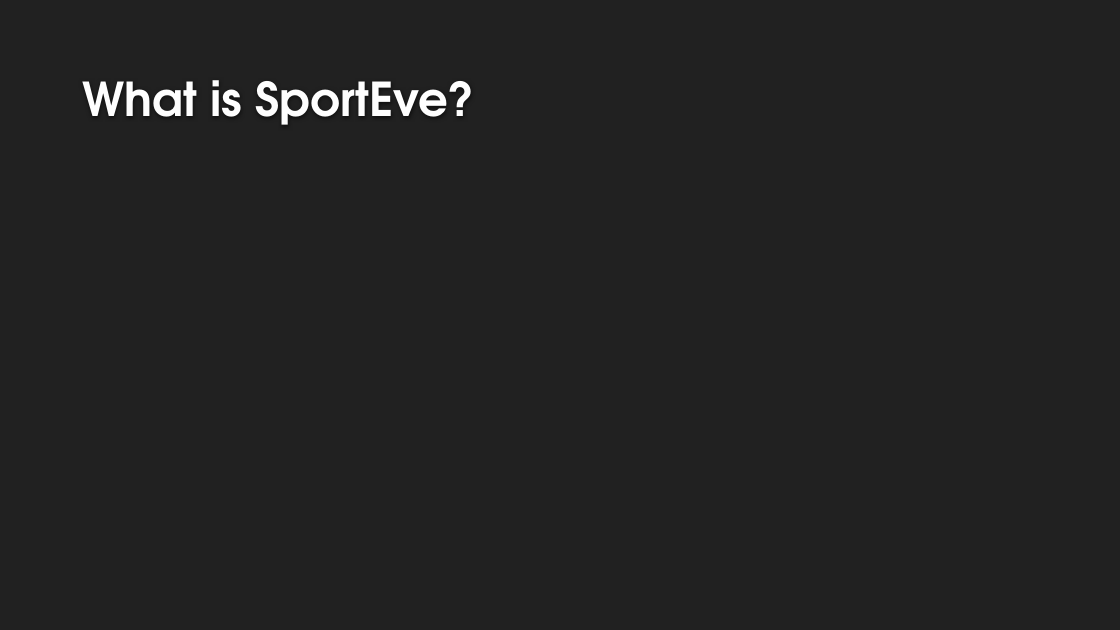
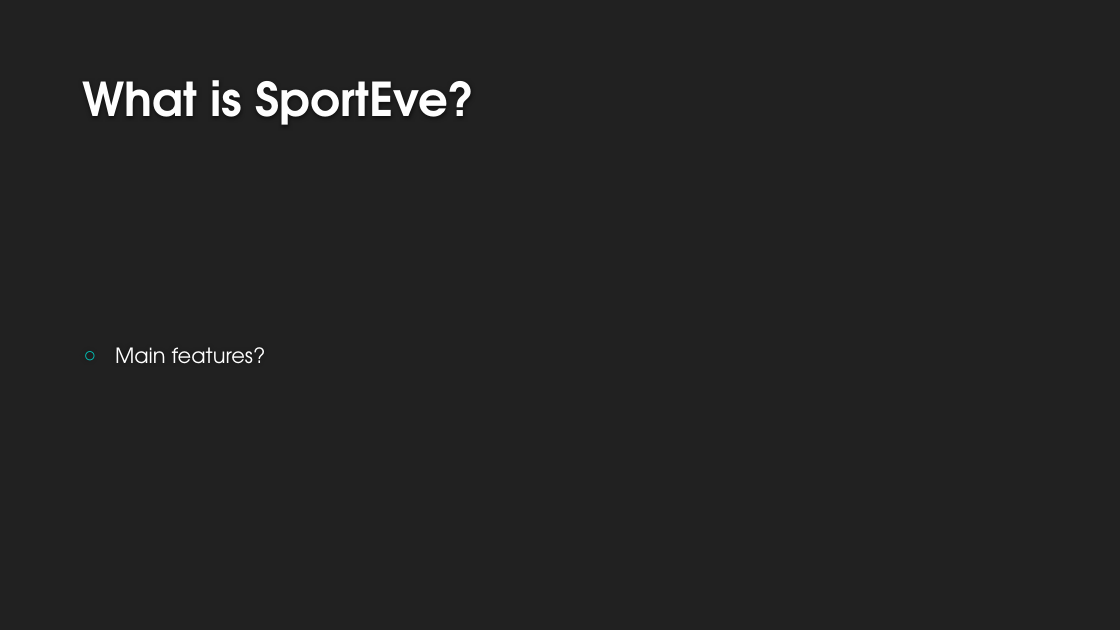
Before and after one commit to js52568/final-webapp, a slide deck: slide 2 of SPORTEVE – A WEB APPLICATION FOR ORGANIZING SPORTING.pptx. Drawn at 1120x630 pixels with LibreOffice and Linux fonts; fonts in the diff are those of the drawing; background and template pictures are left out. Boxes give left, top, right and bottom in pixels: in the first picture for what was removed or moved away, otherwise in the second. Text is boxed around its words. In the diff, an @@ line names an element or a change of style, - is before the commit and + after.

```diff
--- a/SPORTEVE – A WEB APPLICATION FOR ORGANIZING SPORTING.pptx
+++ b/SPORTEVE – A WEB APPLICATION FOR ORGANIZING SPORTING.pptx
@@ text added at box(115, 347, 266, 364), 18 pt, text #FFFFFF @@
+○ Main features?
```
Also in this commit, not shown: 9 other slides changed, 1 other file.
